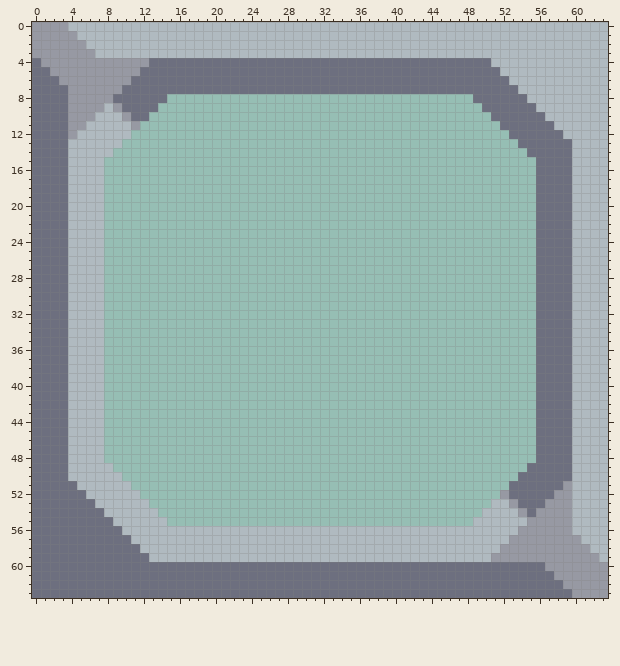
A pixel-art sprite gets an edit: assets/sprites/blocks/production/chalk-separator.png. The picture above was drawn from the file before the commit.
The file is 64x64 pixels.
After the commit:
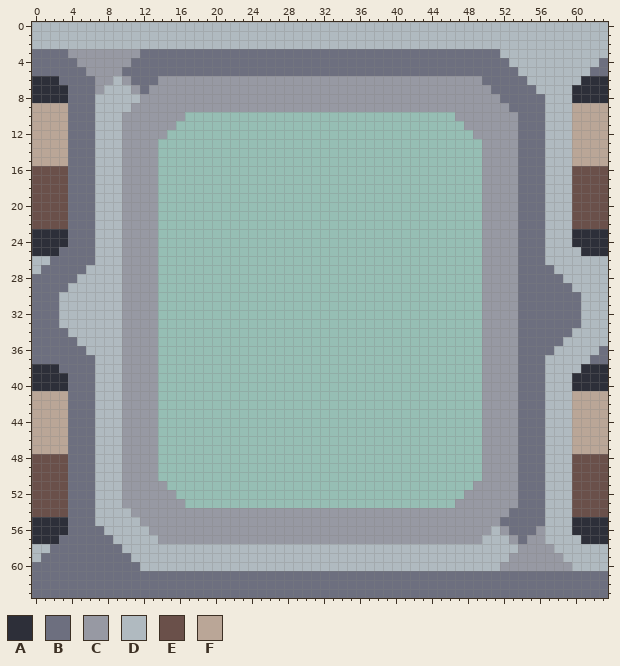
Palette (. is transparent): A #2d2f39  B #6d6f7f  C #9799a3  D #b0bac0  E #6a504a  F #baa697
Diff:
Changed rows in their new state; - is an unchanged pixel.
first column x 0:
 0 DDDD------------------------------------------------------------
 1 DDDDD-----------------------------------------------------------
 2 DDDDDD----------------------------------------------------------
 3 BBBB---CCCCCBBBBBBBBBBBBBBBBBBBBBBBBBBBBBBBBBBBBBBBB------------
 4 -BBBB------BB--------------------------------------BB----------B
 5 --BBBB----BB----------------------------------------BB--------BB
 6 AAABBBB--D----CCCCCCCCCCCCCCCCCCCCCCCCCCCCCCCCCCCC---BB------AAA
 7 AAAABBB-DDDC-CCCCCCCCCCCCCCCCCCCCCCCCCCCCCCCCCCCCCC---BB----AAAA
 8 AAAABBBDDDDDCCCCCCCCCCCCCCCCCCCCCCCCCCCCCCCCCCCCCCCC---BB---AAAA
 9 FFFFBBBD-DDCCCCCCCCCCCCCCCCCCCCCCCCCCCCCCCCCCCCCCCCCC---B---FFFF
10 FFFFBBB----CCCCCC------------------------------CCCCCCC------FFFF
11 FFFFBBB---C-CCCC--------------------------------CCCCCC---D--FFFF
12 FFFFBBB---CCCCC----------------------------------CCCCC---DD-FFFF
13 FFFFBBB---CCCC------------------------------------CCCC---DDDFFFF
14 FFFFBBB--DCCCC------------------------------------CCCCB--DDDFFFF
15 FFFFBBB-DDCCCC------------------------------------CCCCBB-DDDFFFF
16 EEEEBBB-DDCCCC------------------------------------CCCCBB-DDDEEEE
17 EEEEBBB-DDCCCC------------------------------------CCCCBB-DDDEEEE
18 EEEEBBB-DDCCCC------------------------------------CCCCBB-DDDEEEE
19 EEEEBBB-DDCCCC------------------------------------CCCCBB-DDDEEEE
20 EEEEBBB-DDCCCC------------------------------------CCCCBB-DDDEEEE
21 EEEEBBB-DDCCCC------------------------------------CCCCBB-DDDEEEE
22 EEEEBBB-DDCCCC------------------------------------CCCCBB-DDDEEEE
23 AAAABBB-DDCCCC------------------------------------CCCCBB-DDDAAAA
24 AAAABBB-DDCCCC------------------------------------CCCCBB-DDDAAAA
25 AAA-BBB-DDCCCC------------------------------------CCCCBB-DDD-AAA
26 DD--BBB-DDCCCC------------------------------------CCCCBB-DDD----
27 D---BB--DDCCCC------------------------------------CCCCBB--DD----
28 ----B---DDCCCC------------------------------------CCCCBB---D----
29 --------DDCCCC------------------------------------CCCCBB--------
30 ---D----DDCCCC------------------------------------CCCCBB----B---
31 ---D----DDCCCC------------------------------------CCCCBB----B---
32 ---D----DDCCCC------------------------------------CCCCBB----B---
33 ---D----DDCCCC------------------------------------CCCCBB----B---
34 --------DDCCCC------------------------------------CCCCBB--------
35 ----B---DDCCCC------------------------------------CCCCBB---D----
36 ----BB--DDCCCC------------------------------------CCCCBB--DD---B
37 ----BBB-DDCCCC------------------------------------CCCCBB-DDD--BB
38 AAA-BBB-DDCCCC------------------------------------CCCCBB-DDD-AAA
39 AAAABBB-DDCCCC------------------------------------CCCCBB-DDDAAAA
40 AAAABBB-DDCCCC------------------------------------CCCCBB-DDDAAAA
41 FFFFBBB-DDCCCC------------------------------------CCCCBB-DDDFFFF
42 FFFFBBB-DDCCCC------------------------------------CCCCBB-DDDFFFF
43 FFFFBBB-DDCCCC------------------------------------CCCCBB-DDDFFFF
44 FFFFBBB-DDCCCC------------------------------------CCCCBB-DDDFFFF
45 FFFFBBB-DDCCCC------------------------------------CCCCBB-DDDFFFF
46 FFFFBBB-DDCCCC------------------------------------CCCCBB-DDDFFFF
47 FFFFBBB-DDCCCC------------------------------------CCCCBB-DDDFFFF
48 EEEEBBB-DDCCCC------------------------------------CCCCBB-DDDEEEE
49 EEEEBBB--DCCCC------------------------------------CCCCB--DDDEEEE
50 EEEEBBB---CCCC------------------------------------CCCC---DDDEEEE
51 EEEE-BB---CCCCC----------------------------------CCCCC---DDDEEEE
52 EEEE--B---CCCCCC--------------------------------CCCC-C---DDDEEEE
53 EEEE------CCCCCCC------------------------------CCCCCC----DDDEEEE
54 EEEE---D---CCCCCCCCCCCCCCCCCCCCCCCCCCCCCCCCCCCCCCCCCCBB-BDDDEEEE
55 AAAA---DD---CCCCCCCCCCCCCCCCCCCCCCCCCCCCCCCCCCCCCCCCBBBBBDDDAAAA
56 AAAA----DD---CCCCCCCCCCCCCCCCCCCCCCCCCCCCCCCCCCCCCC-CBBB-DDDAAAA
57 AAA------DD---CCCCCCCCCCCCCCCCCCCCCCCCCCCCCCCCCCCC----B--DDDDAAA
58 DD--------DD----------------------------------------DD----DDDD--
59 D----------DD--------------------------------------DD------DDDD-
60 ------------DDDDDDDDDDDDDDDDDDDDDDDDDDDDDDDDDDDDDDDDCCCCC---DDDD
61 ----------------------------------------------------------BBBBBB
62 -----------------------------------------------------------BBBBB
63 ------------------------------------------------------------BBBB
